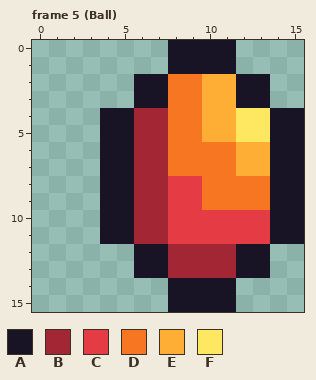
Two states of a pixel-art file, gfx/sprites.aseprite. Above: the version before the commit.
16x16 pixels, 5 frames. Shown: frame 5 (Ball). The commit also changed other frames, which this record leaves out.
Palette (. is transparent): A #181425  B #a22633  C #e43b44  D #f77622  E #feae34  F #fee761
After:
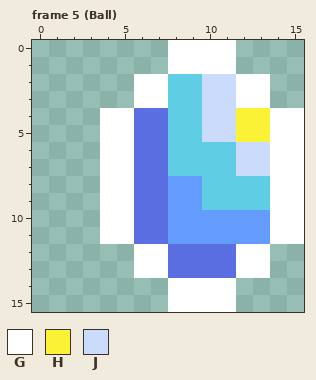
Colours new in this view: G #ffffff  H #fbf236  J #cbdbfc
The exact change:
@@ palette @@
-B #a22633
+B #5b6ee1
-C #e43b44
+C #639bff
-D #f77622
+D #5fcde4
--- frame 5 (Ball)
@@ x 0..15 @@
- 0 ........AAAA....
- 1 ........AAAA....
- 2 ......AADDEEAA..
- 3 ......AADDEEAA..
- 4 ....AABBDDEEFFAA
- 5 ....AABBDDEEFFAA
- 6 ....AABBDDDDEEAA
- 7 ....AABBDDDDEEAA
- 8 ....AABBCCDDDDAA
- 9 ....AABBCCDDDDAA
-10 ....AABBCCCCCCAA
-11 ....AABBCCCCCCAA
-12 ......AABBBBAA..
-13 ......AABBBBAA..
-14 ........AAAA....
-15 ........AAAA....
+ 0 ........GGGG....
+ 1 ........GGGG....
+ 2 ......GGDDJJGG..
+ 3 ......GGDDJJGG..
+ 4 ....GGBBDDJJHHGG
+ 5 ....GGBBDDJJHHGG
+ 6 ....GGBBDDDDJJGG
+ 7 ....GGBBDDDDJJGG
+ 8 ....GGBBCCDDDDGG
+ 9 ....GGBBCCDDDDGG
+10 ....GGBBCCCCCCGG
+11 ....GGBBCCCCCCGG
+12 ......GGBBBBGG..
+13 ......GGBBBBGG..
+14 ........GGGG....
+15 ........GGGG....
